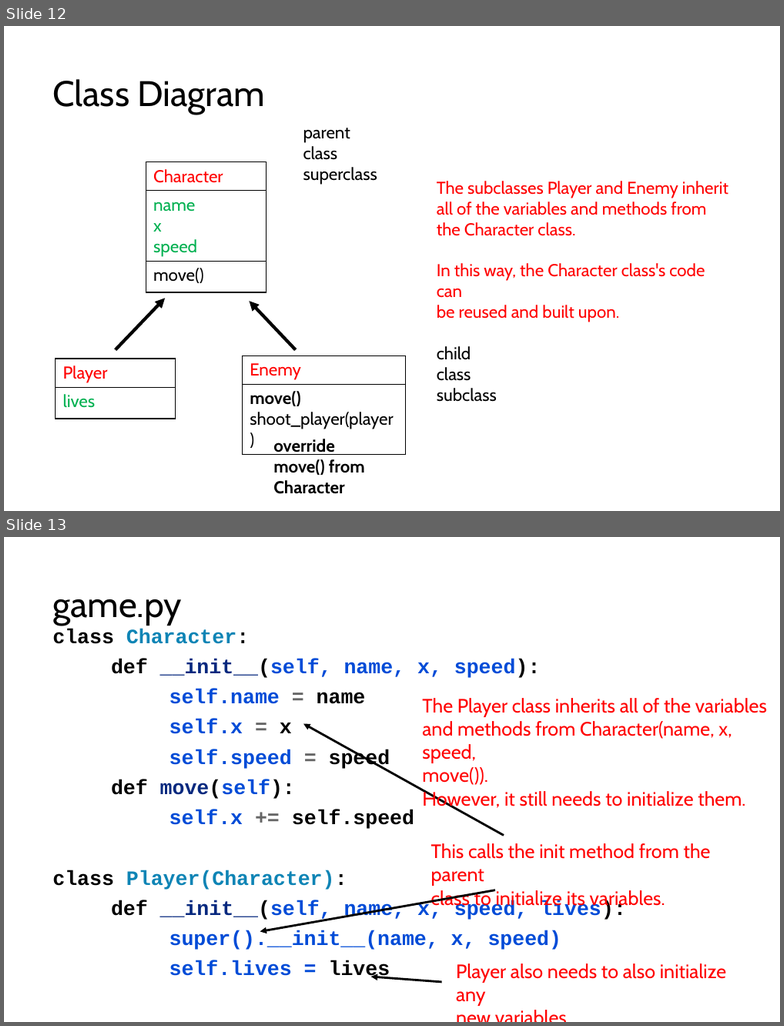
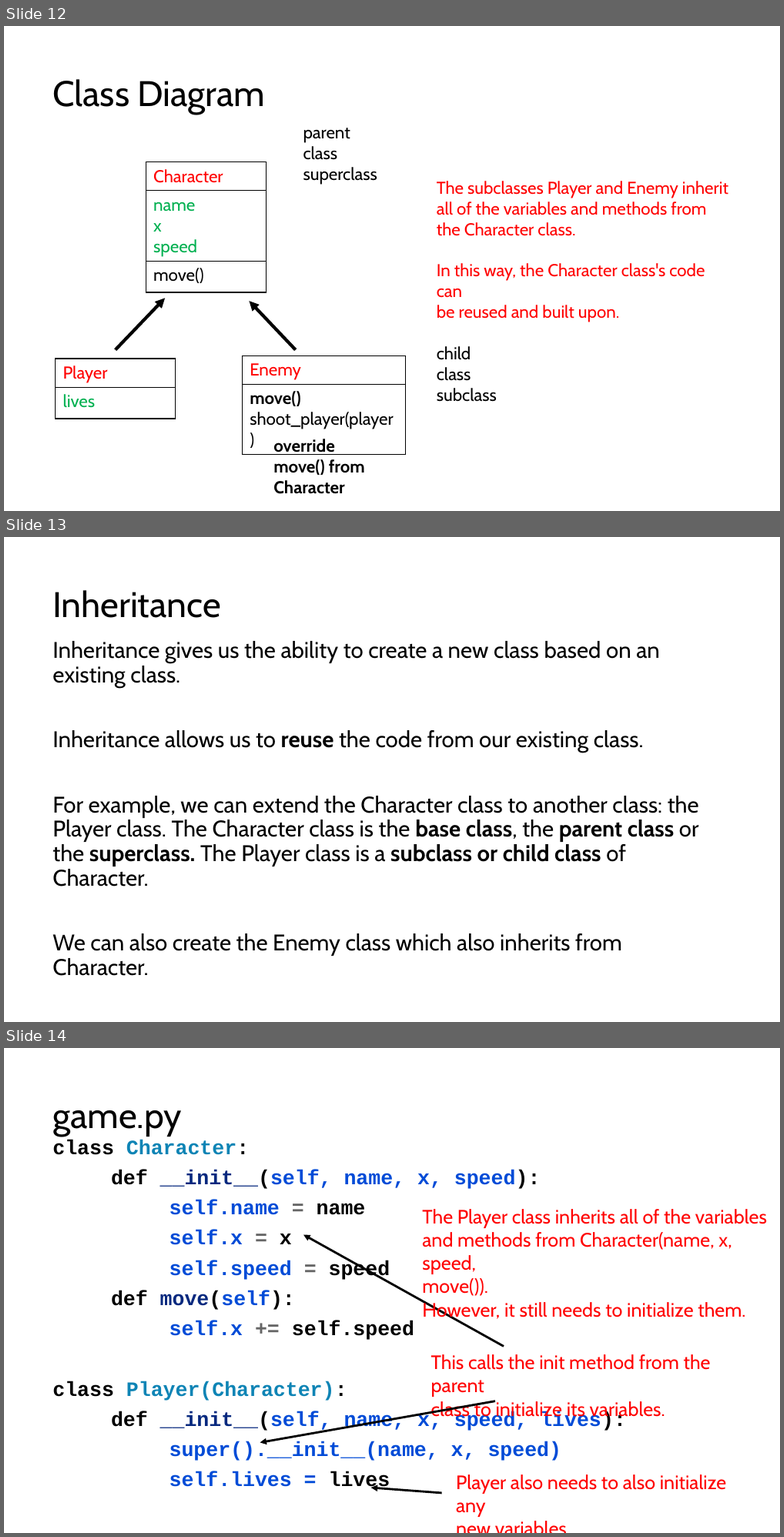
Before and after one commit to LongBaoNguyen/longbaonguyen.github.io, a slide deck: courses/apcsp/lect10.pptx. Shown one above the other, each under a label of ours: slides 12 and 13 before the commit, slides 12, 13 and 14 after it. The pictures are 784x1026 and 784x1537 pixels, drawn with LibreOffice and Linux fonts; fonts in the diff are those of the drawing. Boxes give left, top, right and bottom in pixels: in the first picture for what was removed or moved away, otherwise in the second. Text is boxed around its words. In the diff, an @@ line names an element or a change of style, - is before the commit and + after.

```diff
--- a/courses/apcsp/lect10.pptx
+++ b/courses/apcsp/lect10.pptx
@@ slide 13 added at (4, 537, 780, 1022), background #FFFFFF @@
@@ title added at (53, 590, 220, 618), 33 pt, text #000000 @@
+Inheritance
@@ text added at (53, 641, 699, 976), 21 pt, text #000000 @@
+Inheritance gives us the ability to create a new class based on an existing class.
+Inheritance allows us to reuse the code from our existing class.
+For example, we can extend the Character class to another class: the Player class. The Character class is the base class, the parent class or the superclass. The Player class is a subclass or child class of Character.
+We can also create the Enemy class which also inherits from Character.
@@ what was slide 13 is now slide 14 @@
```
Also in this commit, not shown: 2 slides changed, 2 other slides added, 6 other files.
